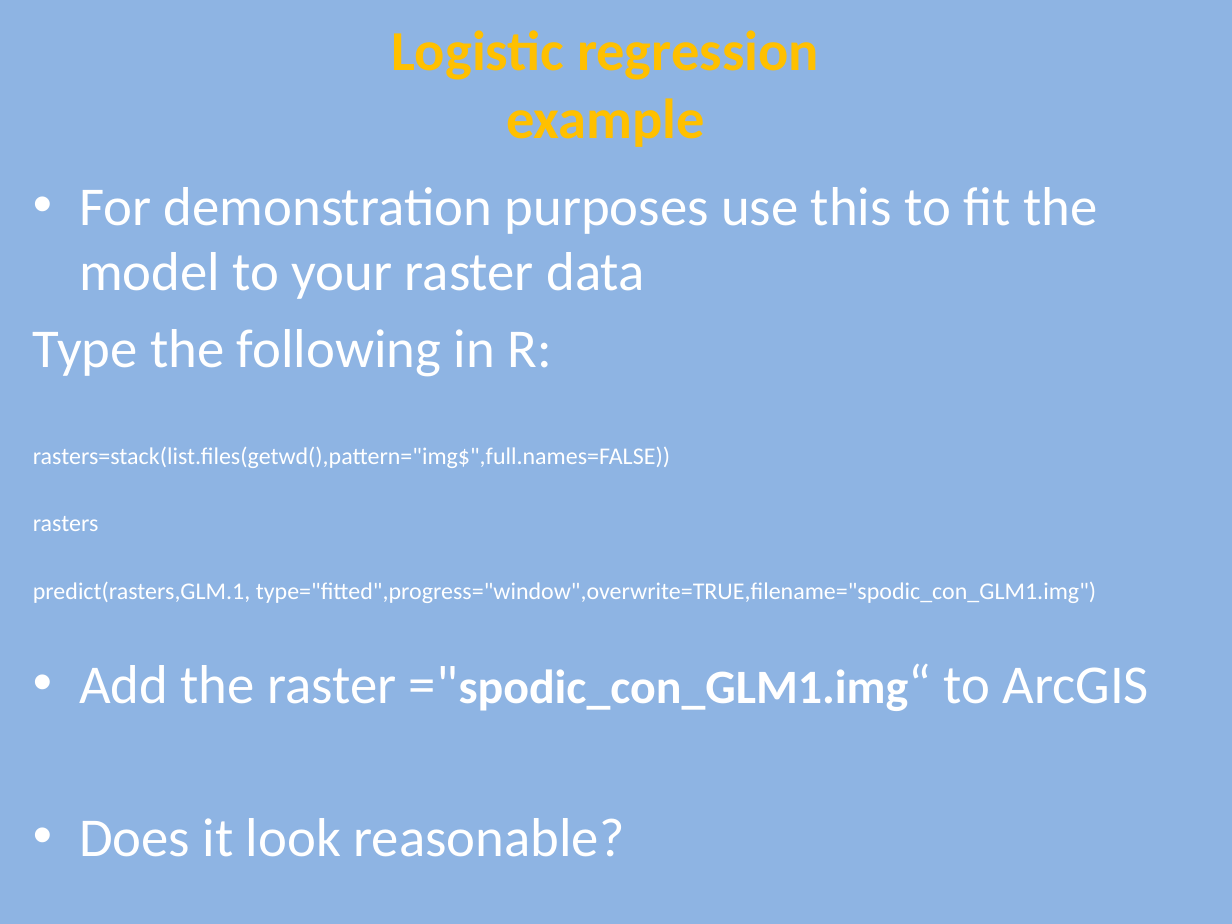
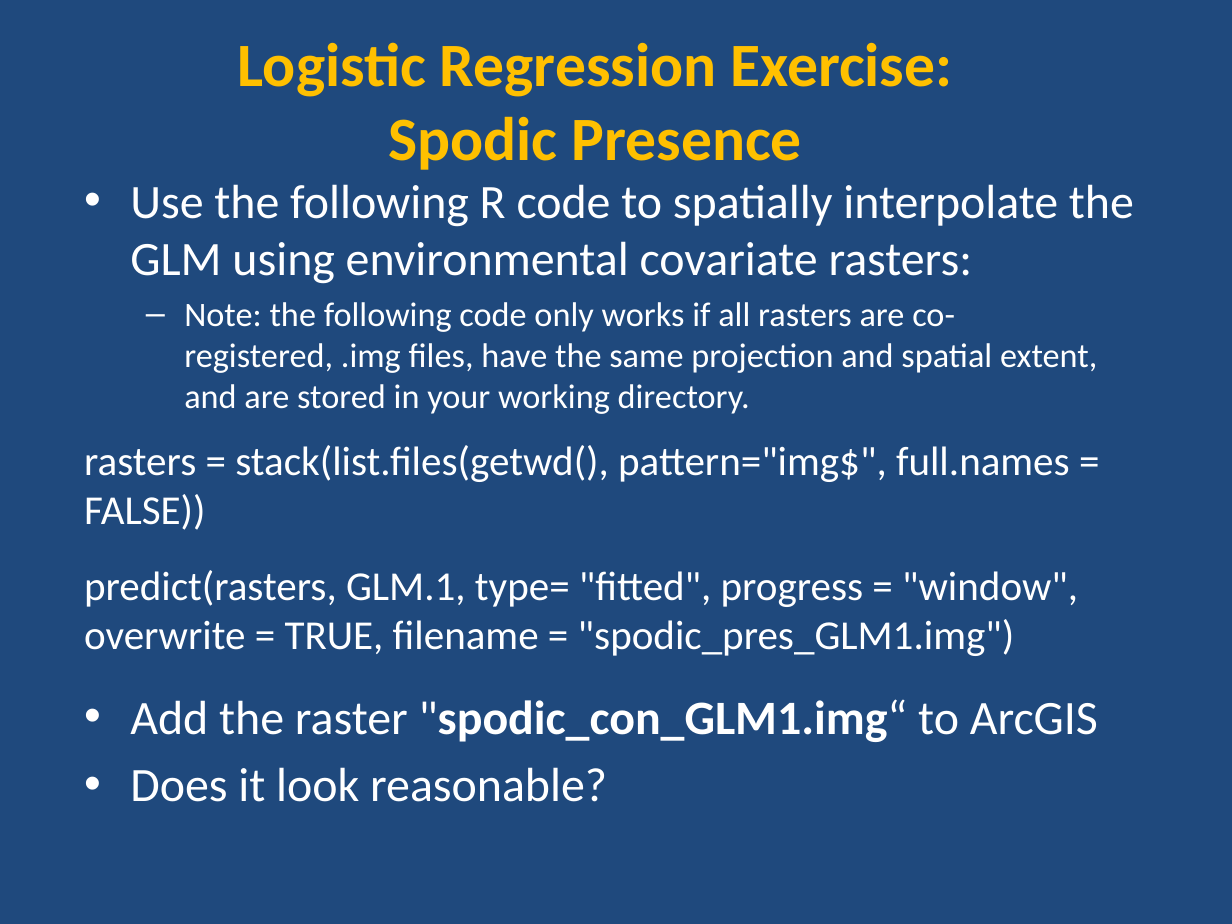
Before and after one commit to ncss-tech/stats_for_soil_survey, a slide deck: slide 19 of presentations/logistic_regression/Logistic.pptx (slide 22 before the commit). Drawn at 1232x924 pixels with LibreOffice and Linux fonts; fonts in the diff are those of the drawing. Boxes give left, top, right and bottom in pixels: in the first picture for what was removed or moved away, otherwise in the second. Text is boxed around its words. In the diff, an @@ line names an element or a change of style, - is before the commit and + after.

Commit message:
minor edits to spodic presence example and formatting in logistic ppt

```diff
--- a/presentations/logistic_regression/Logistic.pptx
+++ b/presentations/logistic_regression/Logistic.pptx
@@ background #8EB4E3 to #1F497D @@
@@ text at [238, 42, 952, 170]: text changed; size 33 to 36 pt @@
-Logistic regression
-example
+Logistic Regression Exercise:
+Spodic Presence
@@ text "Use the following R code ...": place and size @@
-text "Use the following R code ..." at [33, 187, 1150, 857]
+text "Use the following R code ..." at [84, 184, 1134, 802]
@@ text at [84, 184, 1134, 742]: text changed; size 14 to 24 pt @@
-• For demonstration purposes use this to fit the model to your raster data
-Type the following in R:
-rasters=stack(list.files(getwd(),pattern="img$",full.names=FALSE))
-rasters
-predict(rasters,GLM.1, type="fitted",progress="window",overwrite=TRUE,filename="spodic_con_GLM1.img")
-• Add the raster ="spodic_con_GLM1.img“ to ArcGIS
+• Use the following R code to spatially interpolate the GLM using environmental covariate rasters:
+  – Note: the following code only works if all rasters are co-registered, .img files, have the same projection and spatial extent, and are stored in your working directory.
+rasters = stack(list.files(getwd(), pattern="img$", full.names = FALSE))
+predict(rasters, GLM.1, type= "fitted", progress = "window", overwrite = TRUE, filename = "spodic_pres_GLM1.img")
+• Add the raster "spodic_con_GLM1.img“ to ArcGIS
@@ text at [130, 767, 607, 802]: size 32 to 28 pt in "Does it look reasonable?" @@
```
Also in this commit, not shown: 26 other slides changed, 3 slides removed.
